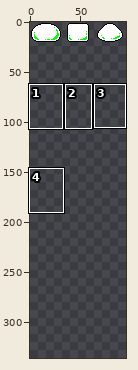
Two states of a pixel-art file, asesprite/body.aseprite. Above: a wide view before the commit, with the close-up outlined.
Close-up. Before the edit:
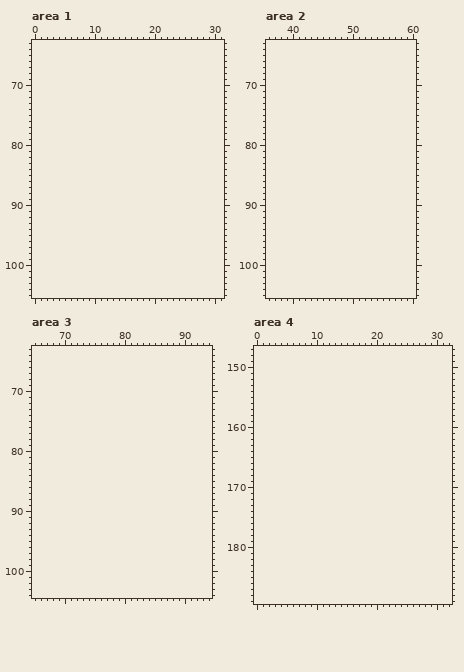
96x21 pixels, 1 frame. Shown: area 1: x 0..31, y 63..105; area 2: x 36..60, y 63..105; area 3: x 65..94, y 63..104; area 4: x 0..32, y 147..189. The old version is drawn lined up with the new one, on the new canvas. The commit also changed other parts of the picture, which this record leaves out.
And afterwards:
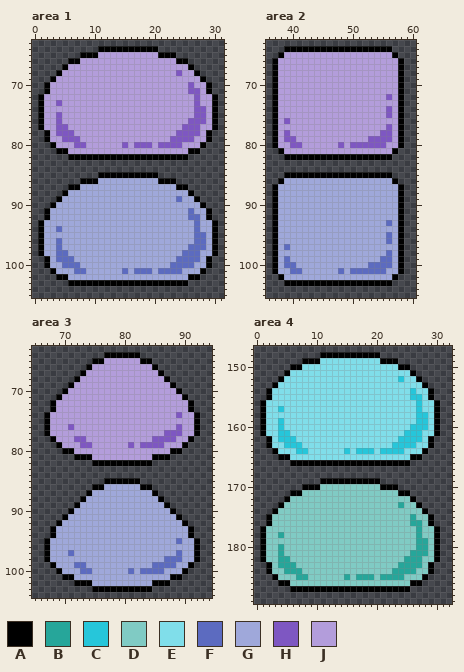
Palette (. is transparent): A #000000  B #26a69a  C #26c6da  D #80cbc4  E #80deea  F #5c6bc0  G #9fa8da  H #7e57c2  J #b39ddb
Changes in this commit:
canvas 96x21 -> 96x336
Changed rows in their new state; - is an unchanged pixel.
Area 1:
first column x 1:
 64 ----------AAAAAAAAAA----------
 65 -------AAAJJJJJJJJJJAAA-------
 66 -----AAJJJJJJJJJJJJJJJJAA-----
 67 ----AJJJJJJJJJJJJJJJJJJJJA----
 68 ---AJJJJJJJJJJJJJJJJJJJHJJA---
 69 --AJJJJJJJJJJJJJJJJJJJJJJJJA--
 70 -AJJJJJJJJJJJJJJJJJJJJJJJHJJA-
 71 -AJJJJJJJJJJJJJJJJJJJJJJJHHJA-
 72 AJJJJJJJJJJJJJJJJJJJJJJJJJHJJA
 73 AJJHJJJJJJJJJJJJJJJJJJJJJJHJJA
 74 AJJJJJJJJJJJJJJJJJJJJJJJJJHHJA
 75 AJJHJJJJJJJJJJJJJJJJJJJJJJHHJA
 76 AJJHJJJJJJJJJJJJJJJJJJJJJHHHJA
 77 AJJHHJJJJJJJJJJJJJJJJJJJHHHJJA
 78 -AJHHHJJJJJJJJJJJJJJJJJHHHHJA-
 79 -AJJHHHJJJJJJJJJJJJJJJHHHHJJA-
 80 --AJJJHHJJJJJJHJHHHJHHHHJJJA--
 81 ---AAJJJJJJJJJJJJJJJJJJJJAA---
 82 -----AAAAAAAAAAAAAAAAAAAA-----
 85 ----------AAAAAAAAAA----------
 86 -------AAAGGGGGGGGGGAAA-------
 87 -----AAGGGGGGGGGGGGGGGGAA-----
 88 ----AGGGGGGGGGGGGGGGGGGGGA----
 89 ---AGGGGGGGGGGGGGGGGGGGFGGA---
 90 --AGGGGGGGGGGGGGGGGGGGGGGGGA--
 91 -AGGGGGGGGGGGGGGGGGGGGGGGFGGA-
 92 -AGGGGGGGGGGGGGGGGGGGGGGGFFGA-
 93 AGGGGGGGGGGGGGGGGGGGGGGGGGFGGA
 94 AGGFGGGGGGGGGGGGGGGGGGGGGGFGGA
 95 AGGGGGGGGGGGGGGGGGGGGGGGGGFFGA
 96 AGGFGGGGGGGGGGGGGGGGGGGGGGFFGA
 97 AGGFGGGGGGGGGGGGGGGGGGGGGFFFGA
 98 AGGFFGGGGGGGGGGGGGGGGGGGFFFGGA
 99 -AGFFFGGGGGGGGGGGGGGGGGFFFFGA-
100 -AGGFFFGGGGGGGGGGGGGGGFFFFGGA-
101 --AGGGFFGGGGGGFGFFFGFFFFGGGA--
102 ---AAGGGGGGGGGGGGGGGGGGGGAA---
103 -----AAAAAAAAAAAAAAAAAAAA-----
Area 2:
first column x 37:
 64 --AAAAAAAAAAAAAAAAAA--
 65 -AJJJJJJJJJJJJJJJJJJA-
 66 AJJJJJJJJJJJJJJJJJJJJA
 67 AJJJJJJJJJJJJJJJJJJJJA
 68 AJJJJJJJJJJJJJJJJJJJJA
 69 AJJJJJJJJJJJJJJJJJJJJA
 70 AJJJJJJJJJJJJJJJJJJJJA
 71 AJJJJJJJJJJJJJJJJJJJJA
 72 AJJJJJJJJJJJJJJJJJJHJA
 73 AJJJJJJJJJJJJJJJJJJJJA
 74 AJJJJJJJJJJJJJJJJJJHJA
 75 AJJJJJJJJJJJJJJJJJJHJA
 76 AJHJJJJJJJJJJJJJJJJJJA
 77 AJJJJJJJJJJJJJJJJJJHJA
 78 AJHJJJJJJJJJJJJJJJHHJA
 79 AJHHJJJJJJJJJJJJHHHHJA
 80 AJJHHJJJJJJHJHHHHHHJJA
 81 -AJJJJJJJJJJJJJJJJJJA-
 82 --AAAAAAAAAAAAAAAAAA--
 85 --AAAAAAAAAAAAAAAAAA--
 86 -AGGGGGGGGGGGGGGGGGGA-
 87 AGGGGGGGGGGGGGGGGGGGGA
 88 AGGGGGGGGGGGGGGGGGGGGA
 89 AGGGGGGGGGGGGGGGGGGGGA
 90 AGGGGGGGGGGGGGGGGGGGGA
 91 AGGGGGGGGGGGGGGGGGGGGA
 92 AGGGGGGGGGGGGGGGGGGGGA
 93 AGGGGGGGGGGGGGGGGGGFGA
 94 AGGGGGGGGGGGGGGGGGGGGA
 95 AGGGGGGGGGGGGGGGGGGFGA
 96 AGGGGGGGGGGGGGGGGGGFGA
 97 AGFGGGGGGGGGGGGGGGGGGA
 98 AGGGGGGGGGGGGGGGGGGFGA
 99 AGFGGGGGGGGGGGGGGGFFGA
100 AGFFGGGGGGGGGGGGFFFFGA
101 AGGFFGGGGGGFGFFFFFFGGA
102 -AGGGGGGGGGGGGGGGGGGA-
103 --AAAAAAAAAAAAAAAAAA--
Area 3:
first column x 67:
 64 ----------AAAAAA----------
 65 --------AAJJJJJJAA--------
 66 -------AJJJJJJJJJJA-------
 67 ------AJJJJJJJJJJJJA------
 68 -----AJJJJJJJJJJJJJJA-----
 69 ----AJJJJJJJJJJJJJJJJA----
 70 ---AJJJJJJJJJJJJJJJJJJA---
 71 --AJJJJJJJJJJJJJJJJJJJJA--
 72 -AJJJJJJJJJJJJJJJJJJJJJJA-
 73 -AJJJJJJJJJJJJJJJJJJJJJJA-
 74 AJJJJJJJJJJJJJJJJJJJJJHJJA
 75 AJJJJJJJJJJJJJJJJJJJJJJJJA
 76 AJJJHJJJJJJJJJJJJJJJJJHJJA
 77 AJJJJJJJJJJJJJJJJJJJHHHJJA
 78 -AJJJHHJJJJJJJJJJJHHHHJJA-
 79 --AJJJHHJJJJJJHJHHHHJJJA--
 80 ---AAJJJJJJJJJJJJJJJJAA---
 81 -----AAAJJJJJJJJJJAAA-----
 82 --------AAAAAAAAAA--------
 85 ----------AAAAAA----------
 86 --------AAGGGGGGAA--------
 87 -------AGGGGGGGGGGA-------
 88 ------AGGGGGGGGGGGGA------
 89 -----AGGGGGGGGGGGGGGA-----
 90 ----AGGGGGGGGGGGGGGGGA----
 91 ---AGGGGGGGGGGGGGGGGGGA---
 92 --AGGGGGGGGGGGGGGGGGGGGA--
 93 -AGGGGGGGGGGGGGGGGGGGGGGA-
 94 -AGGGGGGGGGGGGGGGGGGGGGGA-
 95 AGGGGGGGGGGGGGGGGGGGGGFGGA
 96 AGGGGGGGGGGGGGGGGGGGGGGGGA
 97 AGGGFGGGGGGGGGGGGGGGGGFGGA
 98 AGGGGGGGGGGGGGGGGGGGFFFGGA
 99 -AGGGFFGGGGGGGGGGGFFFFGGA-
100 --AGGGFFGGGGGGFGFFFFGGGA--
101 ---AAGGGGGGGGGGGGGGGGAA---
102 -----AAAGGGGGGGGGGAAA-----
103 --------AAAAAAAAAA--------
Area 4:
first column x 1:
148 ----------AAAAAAAAAA----------
149 -------AAAEEEEEEEEEEAAA-------
150 -----AAEEEEEEEEEEEEEEEEAA-----
151 ----AEEEEEEEEEEEEEEEEEEEEA----
152 ---AEEEEEEEEEEEEEEEEEEECEEA---
153 --AEEEEEEEEEEEEEEEEEEEEEEEEA--
154 -AEEEEEEEEEEEEEEEEEEEEEEECEEA-
155 -AEEEEEEEEEEEEEEEEEEEEEEECCEA-
156 AEEEEEEEEEEEEEEEEEEEEEEEEECEEA
157 AEECEEEEEEEEEEEEEEEEEEEEEECEEA
158 AEEEEEEEEEEEEEEEEEEEEEEEEECCEA
159 AEECEEEEEEEEEEEEEEEEEEEEEECCEA
160 AEECEEEEEEEEEEEEEEEEEEEEECCCEA
161 AEECCEEEEEEEEEEEEEEEEEEECCCEEA
162 -AECCCEEEEEEEEEEEEEEEEECCCCEA-
163 -AEECCCEEEEEEEEEEEEEEECCCCEEA-
164 --AEEECCEEEEEECECCCECCCCEEEA--
165 ---AAEEEEEEEEEEEEEEEEEEEEAA---
166 -----AAAAAAAAAAAAAAAAAAAA-----
169 ----------AAAAAAAAAA----------
170 -------AAADDDDDDDDDDAAA-------
171 -----AADDDDDDDDDDDDDDDDAA-----
172 ----ADDDDDDDDDDDDDDDDDDDDA----
173 ---ADDDDDDDDDDDDDDDDDDDBDDA---
174 --ADDDDDDDDDDDDDDDDDDDDDDDDA--
175 -ADDDDDDDDDDDDDDDDDDDDDDDBDDA-
176 -ADDDDDDDDDDDDDDDDDDDDDDDBBDA-
177 ADDDDDDDDDDDDDDDDDDDDDDDDDBDDA
178 ADDBDDDDDDDDDDDDDDDDDDDDDDBDDA
179 ADDDDDDDDDDDDDDDDDDDDDDDDDBBDA
180 ADDBDDDDDDDDDDDDDDDDDDDDDDBBDA
181 ADDBDDDDDDDDDDDDDDDDDDDDDBBBDA
182 ADDBBDDDDDDDDDDDDDDDDDDDBBBDDA
183 -ADBBBDDDDDDDDDDDDDDDDDBBBBDA-
184 -ADDBBBDDDDDDDDDDDDDDDBBBBDDA-
185 --ADDDBBDDDDDDBDBBBDBBBBDDDA--
186 ---AADDDDDDDDDDDDDDDDDDDDAA---
187 -----AAAAAAAAAAAAAAAAAAAA-----
Boxes around the changes in both close-ups, in picture pixels (x1, y1, x2, y2):
added: (38, 46, 218, 286)
added: (272, 46, 404, 286)
added: (44, 352, 200, 592)
added: (260, 352, 440, 592)
